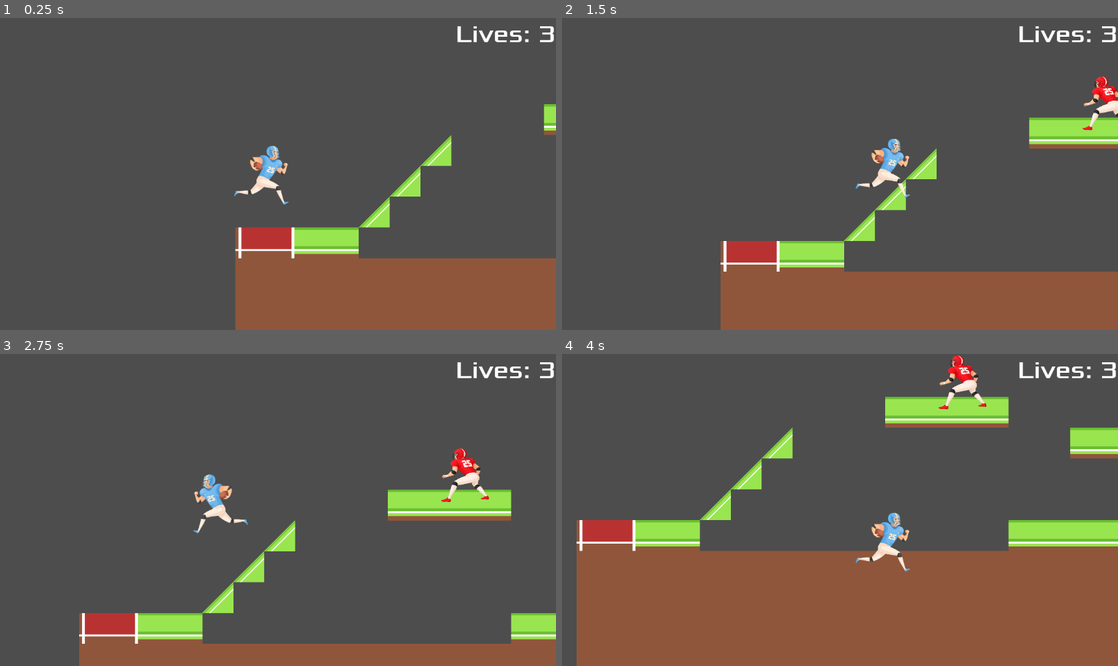
Above: before the commit, frames 1-4 (two rows, left to right).
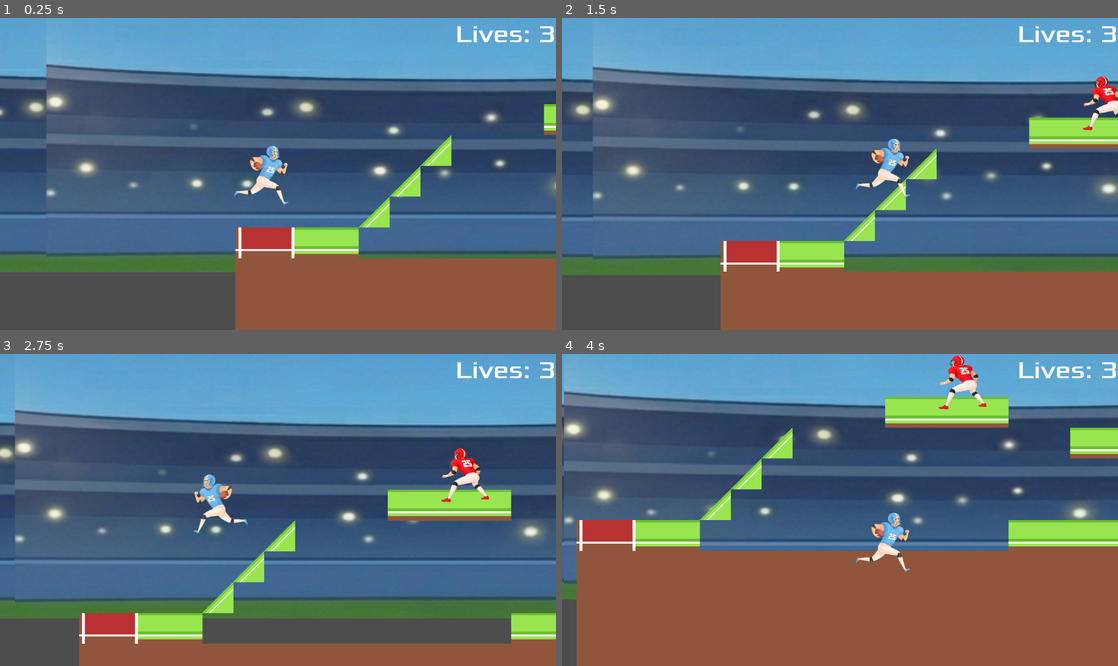
Above: after the commit, the same moments.

Repository: Hunter-Canole/Final-Project-Game-Dev
Game: Godot game, scene res://lvl_2.tscn
The game is run twice, just before and just after one commit, with the same random seed, the same clock (stepped at 60 frames per second) and the same inputs. This scene is started directly instead of the project's main scene.
Inputs:
- Up to frame 1 (0.25 s): no input
- Up to frame 2 (1.5 s): tap Enter (ui_accept) at 0.5, 0.77 s; hold Shift 0.53-1.28 s; hold Right (ui_right) from 0.53 s (still down); tap Shift at 1.35 s
- Up to frame 3 (2.75 s): tap Enter (ui_accept) at 1.52 s; release Right (ui_right) at 2.03 s; hold Left (ui_left) from 2.03 s (still down); hold Shift from 2.03 s (still down)
- Up to frame 4 (4 s): release Left (ui_left) at 2.78 s; release Shift at 2.78 s; hold Right (ui_right) from 2.78 s (still down); tap Shift at 2.85 s; tap Enter (ui_accept) at 3.02, 3.77 s; hold Shift from 3.53 s (still down)

The runs differ from the first frame. In frame 1, 74% of the frame differs, in the area x 0-100%, y 0-82%; in frame 2, 75%; in frame 3, 79%, in the area x 0-100%, y 0-85%; in frame 4, 53%.

Commit message:
Added Background to the Levels

Diff:
--- a/final-project-game-dev/lvl_2.tscn
+++ b/final-project-game-dev/lvl_2.tscn
@@ -1,7 +1,8 @@
-[gd_scene load_steps=10 format=3 uid="uid://dkmd0pqq2kam1"]
+[gd_scene load_steps=11 format=3 uid="uid://dkmd0pqq2kam1"]
 
-[ext_resource type="PackedScene" uid="uid://csv1fqhmsgc8a" path="res://tile_map.tscn" id="1_031k3"]
+[ext_resource type="PackedScene" path="res://tile_map.tscn" id="1_031k3"]
 [ext_resource type="Script" uid="uid://b4n2p1xicmj4l" path="res://lvl_2.gd" id="1_beans"]
+[ext_resource type="Texture2D" uid="uid://qubmlbyqrdig" path="res://Stands2.png" id="2_tmnqu"]
 [ext_resource type="PackedScene" uid="uid://creo2euotp1aa" path="res://player.tscn" id="3_tmnqu"]
 [ext_resource type="PackedScene" uid="uid://3hmenitkbw25" path="res://defense.tscn" id="4_vbeg1"]
 [ext_resource type="PackedScene" uid="uid://bda0qwuwjtlk7" path="res://jump_defender.tscn" id="5_22vjt"]
@@ -13,6 +14,18 @@
 [node name="lvl_2" type="Node2D"]
 script = ExtResource("1_beans")
 
+[node name="ParallaxBackground" type="ParallaxBackground" parent="."]
+
+[node name="ParallaxLayer" type="ParallaxLayer" parent="ParallaxBackground"]
+motion_scale = Vector2(0.2, 0.2)
+motion_mirroring = Vector2(560, 0)
+
+[node name="Sprite2D" type="Sprite2D" parent="ParallaxBackground/ParallaxLayer"]
+position = Vector2(-2.000002, -343.99997)
+scale = Vector2(3.3964288, 2.3242574)
+texture = ExtResource("2_tmnqu")
+centered = false
+
 [node name="TileMap" parent="." instance=ExtResource("1_031k3")]
 layer_0/tile_data = PackedInt32Array(786432, 0, 1, 786433, 65536, 1, 786434, 0, 0, 786435, 0, 0, 720900, 0, 3, 655365,  …(3268 unchanged characters)…
 
@@ -20,7 +33,7 @@
 position = Vector2(798, 462)
 
 [node name="JumpDefender" parent="." instance=ExtResource("5_22vjt")]
-position = Vector2(1698, 443)
+position = Vector2(1691, 405)
 scale = Vector2(0.25, 0.25)
 
 [node name="PlayerSpawn" type="Marker2D" parent="."]
Not shown: 1 places in final-project-game-dev/lvl_4.tscn that only renumber resources
Not shown: 1 places in final-project-game-dev/lvl_5.tscn that only renumber resources
